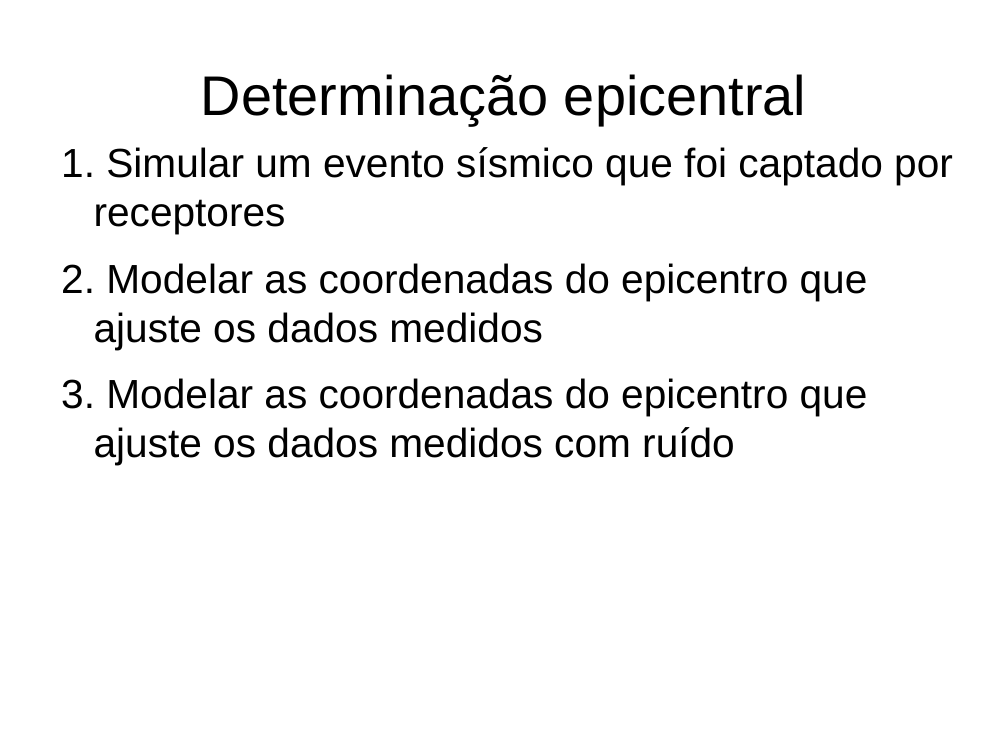
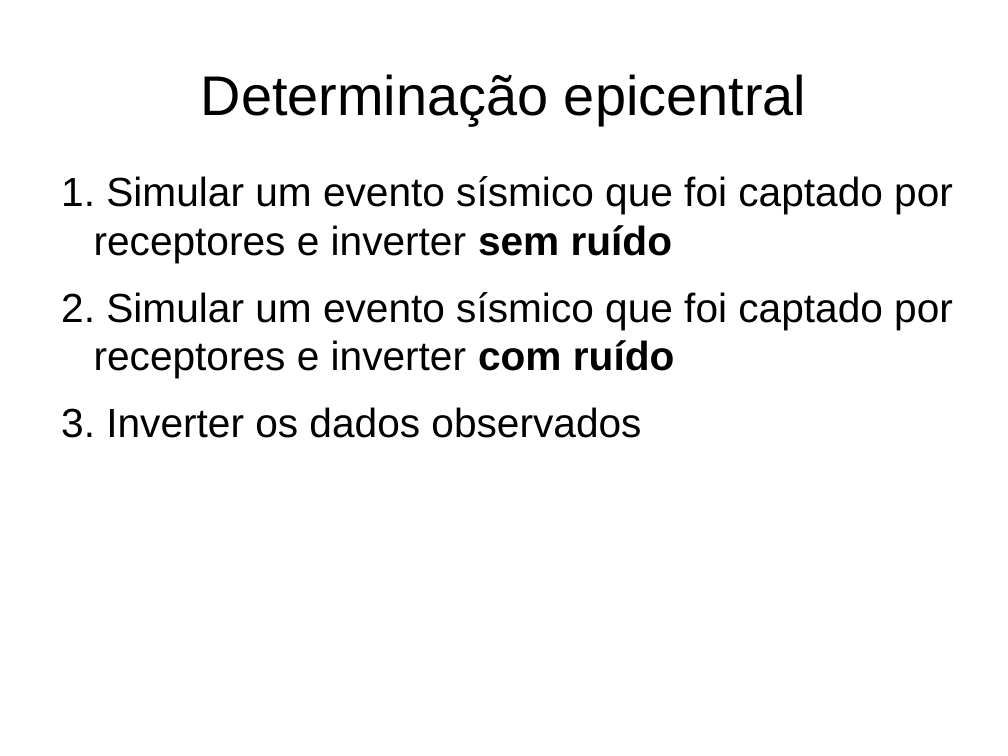
Before and after one commit to pinga-lab/inverse-problems-old, a slide deck: slide 4 of aulas/aula2/praticas/guia.odp. Drawn at 1008x756 pixels with LibreOffice and Linux fonts; fonts in the diff are those of the drawing. Boxes give left, top, right and bottom in pixels: in the first picture for what was removed or moved away, otherwise in the second. Text is boxed around its words. In the diff, an @@ line names an element or a change of style, - is before the commit and + after.

```diff
--- a/aulas/aula2/praticas/guia.odp
+++ b/aulas/aula2/praticas/guia.odp
@@ text at (94,176,953,438): text changed @@
-1. Simular um evento sísmico que foi captado por receptores
-2. Modelar as coordenadas do epicentro que ajuste os dados medidos
-3. Modelar as coordenadas do epicentro que ajuste os dados medidos com ruído
+1. Simular um evento sísmico que foi captado por receptores e inverter sem ruído
+2. Simular um evento sísmico que foi captado por receptores e inverter com ruído
+3. Inverter os dados observados
```
Also in this commit, not shown: 7 other files.
